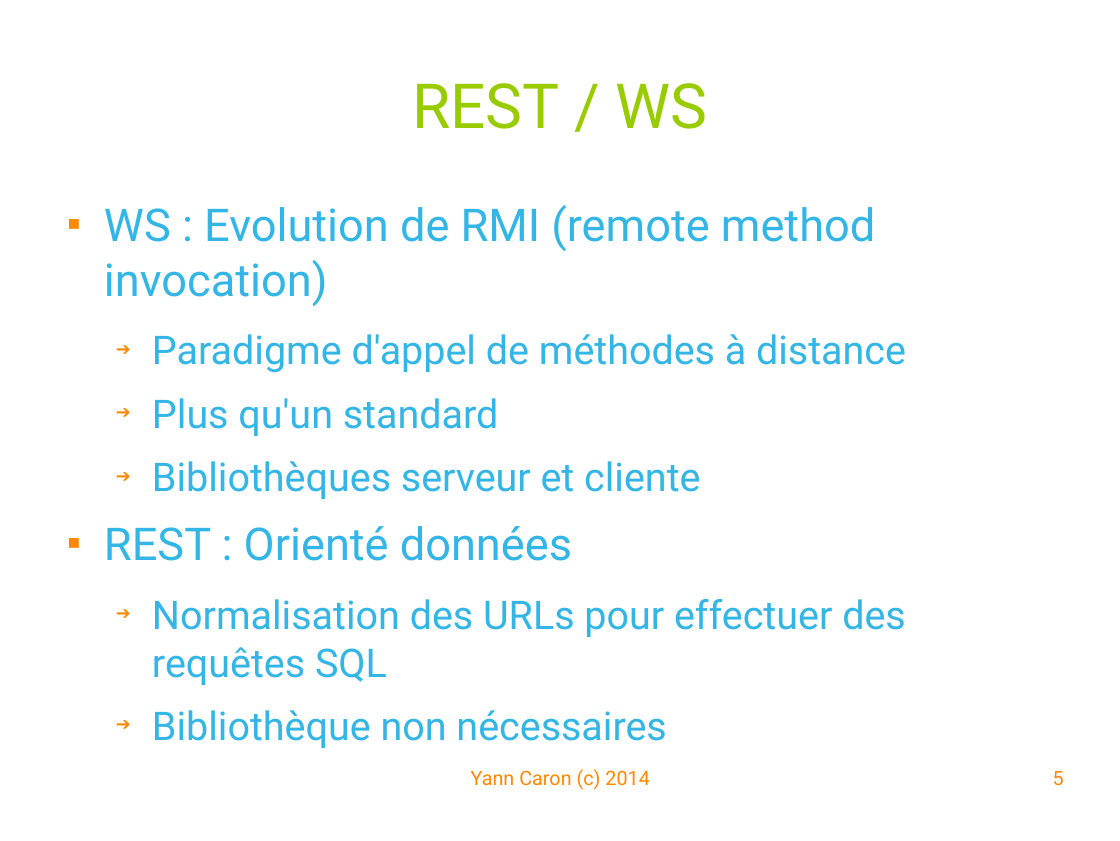
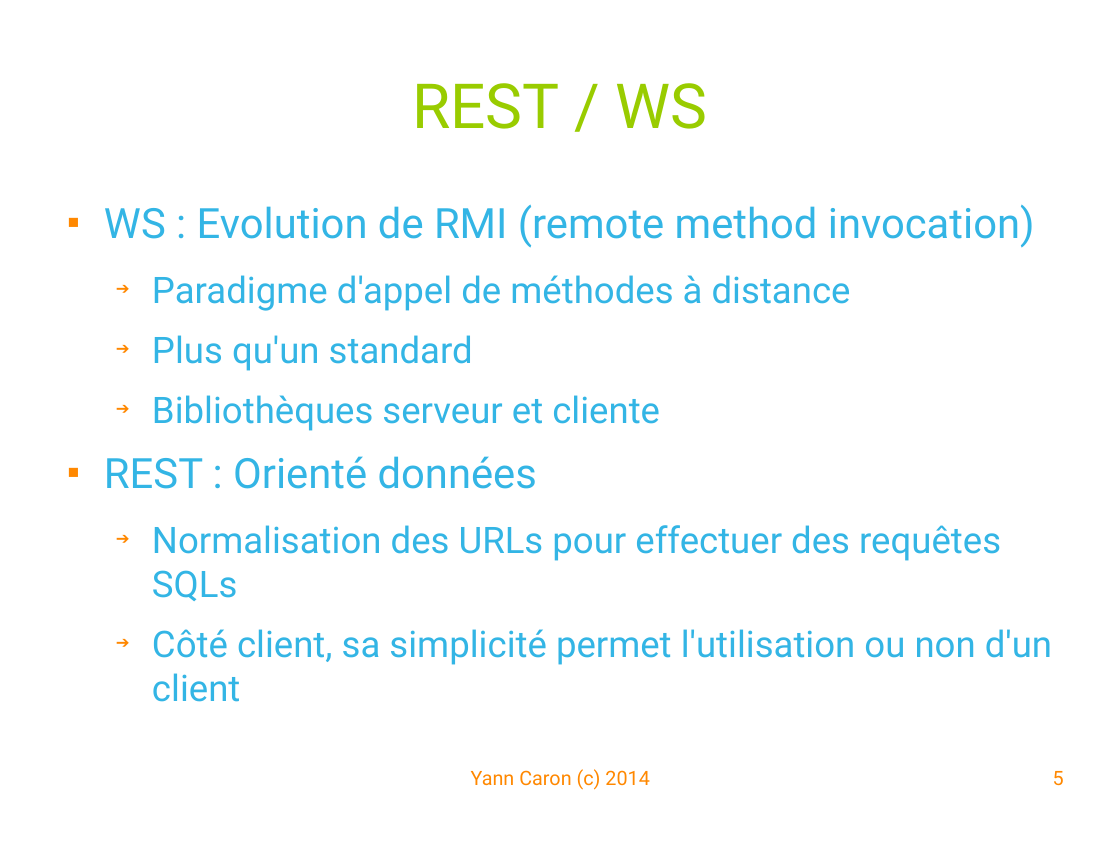
Before and after one commit to YannCaron/Android-ENSG, a slide deck: slide 5 of 09 - WebServices.odp. Drawn at 1120x841 pixels with LibreOffice and Linux fonts; fonts in the diff are those of the drawing; background and template pictures are left out. Boxes give left, top, right and bottom in pixels: in the first picture for what was removed or moved away, otherwise in the second. Text is boxed around its words. In the diff, an @@ line names an element or a change of style, - is before the commit and + after.

```diff
--- a/09 - WebServices.odp
+++ b/09 - WebServices.odp
@@ text at (104, 204, 1035, 489): size 32 to 29.6 pt in "WS : Evolution de RMI (remote method ...", "REST : Orienté données"; size 28 to 25.9 pt in "Paradigme d'appel de méthodes à distance", "Plus qu'un standard", "Bibliothèques serveur et cliente" @@
@@ text at (152, 525, 1052, 702): text changed; size 28 to 25.9 pt @@
-  ➔ Normalisation des URLs pour effectuer des requêtes SQL
-  ➔ Bibliothèque non nécessaires
+  ➔ Normalisation des URLs pour effectuer des requêtes SQLs
+  ➔ Côté client, sa simplicité permet l'utilisation ou non d'un client
```
Also in this commit, not shown: 15 other slides changed, 1 slide added, 1 slide removed, 1 other file.
